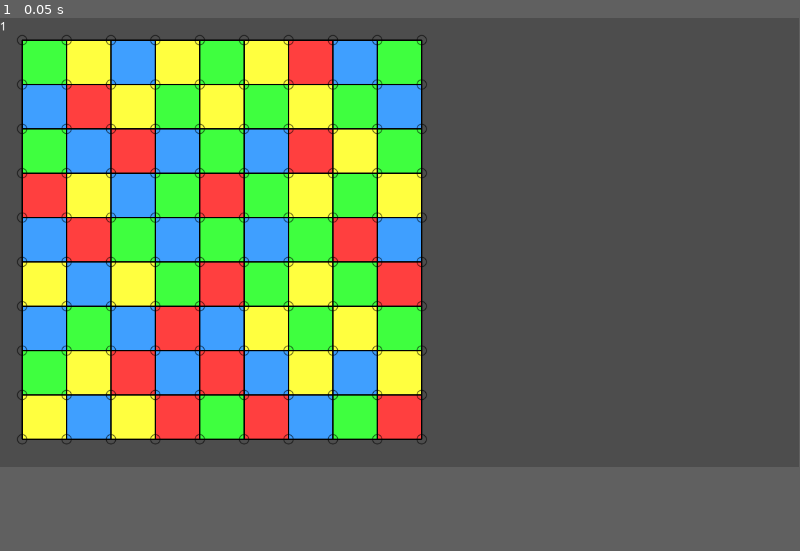
Above: before the commit, frame 1.
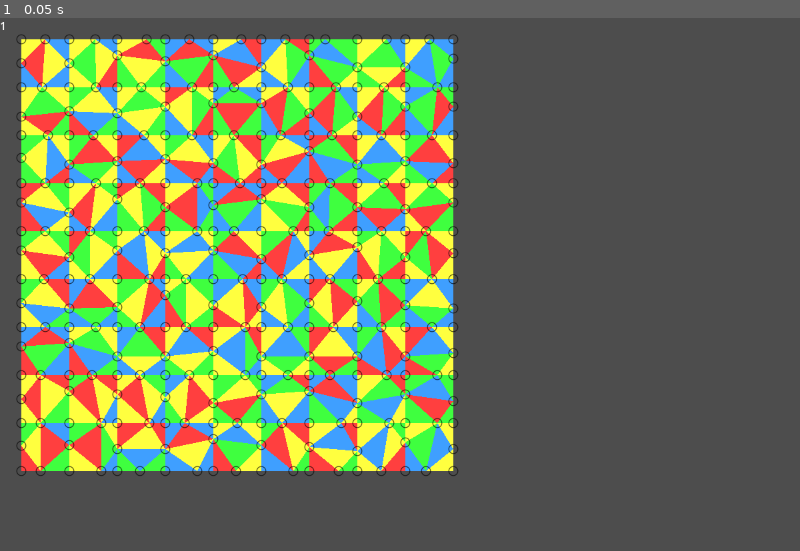
Above: after the commit, the same moment.

Repository: Pe3Hu/raupatu
Game: Godot game, scene res://scenes/game/Game.tscn
The game is run twice, just before and just after one commit, with the same random seed, the same clock (stepped at 60 frames per second) and the same inputs.
Inputs:
- Up to frame 1 (0.05 s): no input
In our replay, the window is 799x449 before the commit and 800x533 after it. These sizes can differ from the game's own. Grey fills any space a smaller window leaves; there, only what the larger window draws over its background counts as a difference.

The runs differ from the first frame. In frame 1, 37% of the frame differs, in the area x 0-58%, y 0-86%.

Commit message:
version 0.001
1. split_two_point bug fixed
2. corner and center klappes rework

Diff:
--- a/project.godot
+++ b/project.godot
@@ -21,3 +21,8 @@
 Classes_0="*res://scripts/Classes_0.gd"
 Classes_1="*res://scripts/Classes_1.gd"
 Classes_2="*res://scripts/Classes_2.gd"
+
+[display]
+
+window/size/viewport_width=1200
+window/size/viewport_height=800
--- a/scenes/game/Game.tscn
+++ b/scenes/game/Game.tscn
@@ -12,5 +12,6 @@
 script = ExtResource("1_diwvi")
 
 [node name="FPS" type="Label" parent="."]
+layout_mode = 0
 offset_right = 40.0
 offset_bottom = 23.0
--- a/scripts/Classes_0.gd
+++ b/scripts/Classes_0.gd
@@ -1,7 +1,4 @@
 extends Node
-
-
-
 
 
 class Sorter:
--- a/scripts/Classes_1.gd
+++ b/scripts/Classes_1.gd
@@ -3,20 +3,25 @@
 
 #пуговица
 class Knopf:
+	var num = {}
+	var word = {}
 	var vec = {}
 	var obj = {}
 	var scene = {}
 
 
 	func _init(input_) -> void:
-		vec.grid = input_.grid
+		word.type = input_.type
+		num.index = Global.num.index.knopf
+		Global.num.index.knopf += 1
+		vec.position = input_.position
 		obj.leinwand = input_.leinwand
 		init_scene()
 
 
 	func init_scene() -> void:
 		scene.myself = Global.scene.knopf.instantiate()
-		scene.myself.set_offset(vec.grid*Global.num.leinwand.a)
+		scene.myself.set_offset(vec.position)
 		obj.leinwand.scene.myself.get_node("Knopfs").add_child(scene.myself)
 
 
@@ -31,14 +36,16 @@
 		arr.knopf = input_.knopfs
 		arr.klappe = []
 		obj.leinwand = input_.leinwand
-		init_scene()
+		obj.leinwand.dict.schlitz[arr.knopf.front()][arr.knopf.back()] = self
+		obj.leinwand.dict.schlitz[arr.knopf.back()][arr.knopf.front()] = self
+		#init_scene()
 
 
 	func init_scene() -> void:
 		scene.myself = Global.scene.schlitz.instantiate()
 
 		for knopf in arr.knopf:
-			scene.myself.add_point(knopf.vec.grid*Global.num.leinwand.a)
+			scene.myself.add_point(knopf.vec.position)
 
 		obj.leinwand.scene.myself.get_node("Schlitzs").add_child(scene.myself)
 
@@ -46,6 +53,36 @@
 	func add_klappe(klappe_) -> void:
 		if !arr.klappe.has(klappe_):
 			arr.klappe.append(klappe_)
+
+
+	func cut():
+		var delta = 1.0/Global.num.delta.max*2
+		delta *= Global.get_random_element(Global.arr.delta)
+
+		var points = []
+		var first = arr.knopf.front()
+		var second = arr.knopf.back()
+		points.append(first.vec.position)
+		points.append(second.vec.position)
+		var dot = Global.split_two_point(points, delta)
+
+		var input = {}
+		input.type = "edge"
+		input.leinwand = obj.leinwand
+		input.position = Vector2(ceil(dot.x), ceil(dot.y))
+		var knopf = Classes_1.Knopf.new(input)
+		obj.leinwand.dict.knopf[knopf] = knopf
+
+		obj.leinwand.dict.schlitz[first].erase(second)
+		obj.leinwand.dict.schlitz[second].erase(first)
+
+		obj.leinwand.dict.schlitz[knopf] = {}
+		input = {}
+		input.leinwand = obj.leinwand
+		input.knopfs = [first,knopf]
+		var schlitz = Classes_1.Schlitz.new(input)
+		input.knopfs = [second,knopf]
+		schlitz = Classes_1.Schlitz.new(input)
 
 
 #лоскут
@@ -62,7 +99,6 @@
 		dict.neighbor = {}
 		word.color = "White"
 		init_schlitzs()
-		#init_polygon()
 
 
 	func init_schlitzs() -> void:
@@ -85,8 +121,6 @@
 					input.leinwand = obj.leinwand
 					input.knopfs = knopfs
 					var schlitz = Classes_1.Schlitz.new(input)
-					obj.leinwand.dict.schlitz[first][second] = schlitz
-					obj.leinwand.dict.schlitz[second][first] = schlitz
 
 				obj.leinwand.dict.schlitz[second][first].add_klappe(self)
 
@@ -95,7 +129,7 @@
 		var vertexs = PackedVector2Array()
 
 		for knopf in arr.knopf:
-			vertexs.append(knopf.vec.grid*Global.num.leinwand.a)
+			vertexs.append(knopf.vec.position)
 
 		var polygon = Polygon2D.new()
 		polygon.set_polygon(vertexs)
@@ -123,6 +157,29 @@
 		obj.leinwand.scene.myself.get_node("Klappes").add_child(polygon)
 
 
+	func cut() -> void:
+		var knopfs = []
+#		var schlitzs = []
+#		schlitzs.append_array(dict.neighbor.keys())
+#		var schlitz = Global.get_random_element(schlitzs)
+#		var first = schlitz.cut()
+#		knopfs.append(first)
+#		schlitzs.erase(schlitz)
+#		schlitz = Global.get_random_element(schlitzs)
+#		var second = schlitz.cut()
+#		knopfs.append(second)
+
+#		var input = {}
+#		input.leinwand = obj.leinwand
+#		input.knopfs = knopfs
+#		schlitz = Classes_1.Schlitz.new(input)
+#		obj.leinwand.dict.schlitz[first] = {}
+#		obj.leinwand.dict.schlitz[first][second] = schlitz
+#		obj.leinwand.dict.schlitz[second] = {}
+#		obj.leinwand.dict.schlitz[second][first] = schlitz
+		pass
+
+
 #полотно
 class Leinwand:
 	var arr = {}
@@ -136,38 +193,39 @@
 		Global.node.game.add_child(scene.myself)
 		init_knopfs()
 		init_klappes()
+		add_new_schlitzs()
 
 
 	func init_knopfs() -> void:
-		arr.knopf = []
+		dict.knopf = {}
 
 		for _i in Global.num.leinwand.rows:
-			arr.knopf.append([])
-
 			for _j in Global.num.leinwand.cols:
 				var input = {}
+				input.type = "corner"
 				input.leinwand = self
-				input.grid = Vector2(_i,_j)
+				input.position = Vector2(_i,_j)*Global.num.leinwand.a
 				var knopf = Classes_1.Knopf.new(input)
-				arr.knopf[_i].append(knopf)
+				dict.knopf[input.position] = knopf
 
 
 	func init_klappes() -> void:
+		var border = Vector2(Global.num.leinwand.rows-1,Global.num.leinwand.cols-1)*Global.num.leinwand.a
 		arr.klappe = []
 
-		for knopfs in arr.knopf:
-			for knopf in knopfs:
-				if knopf.vec.grid.x < Global.num.leinwand.rows-1 && knopf.vec.grid.y < Global.num.leinwand.cols-1:
-					var input = {}
-					input.leinwand = self
-					input.knopfs = []
-
-					for vector in Global.dict.neighbor.zero:
-						var grid = knopf.vec.grid+vector
-						input.knopfs.append(arr.knopf[grid.y][grid.x])
-
-					var klappe = Classes_1.Klappe.new(input)
-					arr.klappe.append(klappe)
+		for key in dict.knopf.keys():
+			if key.x < border.x && key.y < border.y:
+				var input = {}
+				input.leinwand = self
+				input.knopfs = []
+
+				for neighbor in Global.dict.neighbor.zero:
+					var position = key+neighbor*Global.num.leinwand.a
+					input.knopfs.append(dict.knopf[position])
+
+				var klappe = Classes_1.Klappe.new(input)
+				klappe.init_schlitzs()
+				arr.klappe.append(klappe)
 
 		set_klappe_neighbors()
 
@@ -183,6 +241,86 @@
 					first_klappe.dict.neighbor[schlitz] = second_klappe
 					second_klappe.dict.neighbor[schlitz] = first_klappe
 
+
+	func add_new_schlitzs() -> void:
+		var schlitzs = []
+
+		for first in dict.schlitz.keys():
+			for second in dict.schlitz[first].keys():
+				var schlitz = dict.schlitz[first][second]
+
+				if !schlitzs.has(schlitz):
+					schlitzs.append(schlitz)
+
+		for schlitz in schlitzs:
+			schlitz.cut()
+
+		rework_klappes()
+
+
+	func rework_klappes() -> void:
+		arr.klappe = []
+		var edges = []
+		var centers = {}
+
+		for key in dict.knopf.keys():
+			var knopf = dict.knopf[key]
+
+			match knopf.word.type:
+				"corner":
+					for _i in dict.schlitz[knopf].keys().size():
+						var first = dict.schlitz[knopf].keys()[_i]
+
+						for _j in range(_i,dict.schlitz[knopf].keys().size()):
+							var second = dict.schlitz[knopf].keys()[_j]
+
+							if first.vec.position.x != second.vec.position.x && first.vec.position.y != second.vec.position.y:
+								var input = {}
+								input.leinwand = self
+								input.knopfs = [knopf,first,second]
+								var klappe = Classes_1.Klappe.new(input)
+								arr.klappe.append(klappe)
+				"edge":
+					edges.append(knopf)
+
+		for _i in Global.num.leinwand.rows-1:
+			for _j in Global.num.leinwand.cols-1:
+				var center = Vector2(_i+0.5,_j+0.5)*Global.num.leinwand.a
+				centers[center] = []
+
+				for edge in edges:
+					var d = abs(edge.vec.position.x-center.x)+abs(edge.vec.position.y-center.y)
+
+					if d < Global.num.leinwand.a:
+						centers[center].append(edge)
+
+		for key in centers.keys():
+			var trios = [[],[]]
+			trios[0].append_array(centers[key])
+			trios[1].append_array(centers[key])
+			var first = Global.get_random_element(trios[0])
+			trios[0].erase(first)
+			var second = null
+
+			for knopf in trios[0]:
+				var x = abs(knopf.vec.position.x-first.vec.position.x)
+				var y = abs(knopf.vec.position.y-first.vec.position.y)
+
+				if x == Global.num.leinwand.a || y == Global.num.leinwand.a:
+					second = knopf
+					break
+
+			trios[1].erase(second)
+
+			for trio in trios:
+				var input = {}
+				input.leinwand = self
+				input.knopfs = trio
+				var klappe = Classes_1.Klappe.new(input)
+				arr.klappe.append(klappe)
+
+
+		set_klappe_neighbors()
 		set_klappe_colors()
 
 
--- a/scripts/Global.gd
+++ b/scripts/Global.gd
@@ -15,11 +15,17 @@
 
 
 func init_num() -> void:
+	num.index = {}
+	num.index.knopf = 0
+
 	num.leinwand = {}
 	num.leinwand.n = 10
 	num.leinwand.rows = num.leinwand.n
 	num.leinwand.cols = num.leinwand.n
-	num.leinwand.a = 64
+	num.leinwand.a = 72
+
+	num.delta = {}
+	num.delta.max = 12
 
 
 func init_dict() -> void:
@@ -52,6 +58,7 @@
 	arr.sequence["A001358"] = [4, 6, 9, 10, 14, 15, 21, 22, 25, 26]
 	arr.sequence["B000000"] = [2, 3, 5, 8, 10, 13, 17, 20, 24, 29, 33, 38]
 	arr.color = ["Red","Green","Blue","Yellow"]
+	arr.delta = [3,4,5,6,7,8,9]#[2,3,4,5,6,7,8,9,10]
 
 
 func init_node() -> void:
@@ -95,3 +102,12 @@
 	rng.randomize()
 	var index_r = rng.randi_range(0, arr_.size()-1)
 	return arr_[index_r]
+
+
+func split_two_point(points_: Array, delta_: float):
+	var a = points_.front()
+	var b = points_.back()
+	var x = (a.x+b.x*delta_)/(1+delta_)
+	var y = (a.y+b.y*delta_)/(1+delta_)
+	var point = Vector2(x, y)
+	return point
